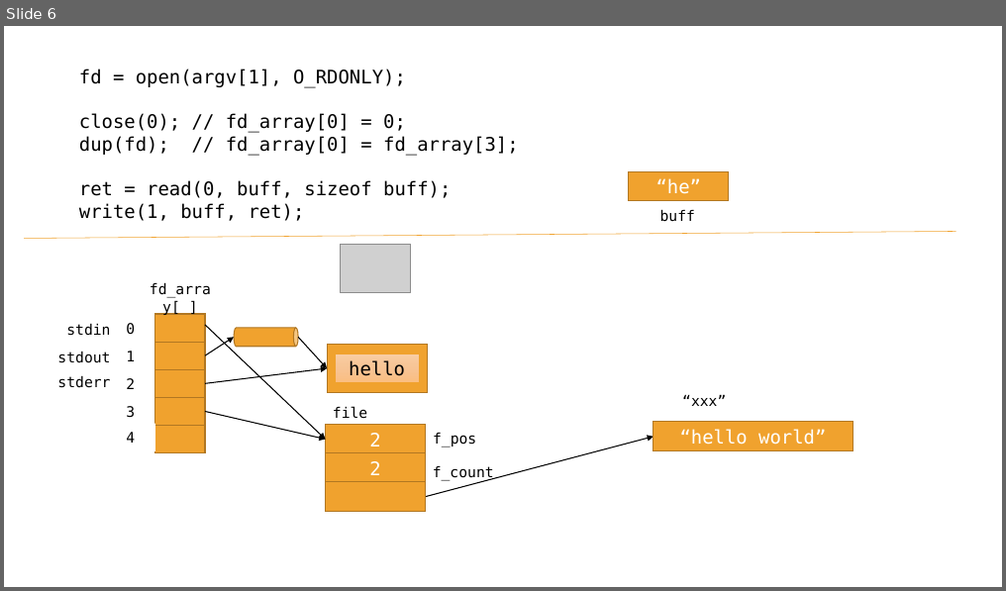
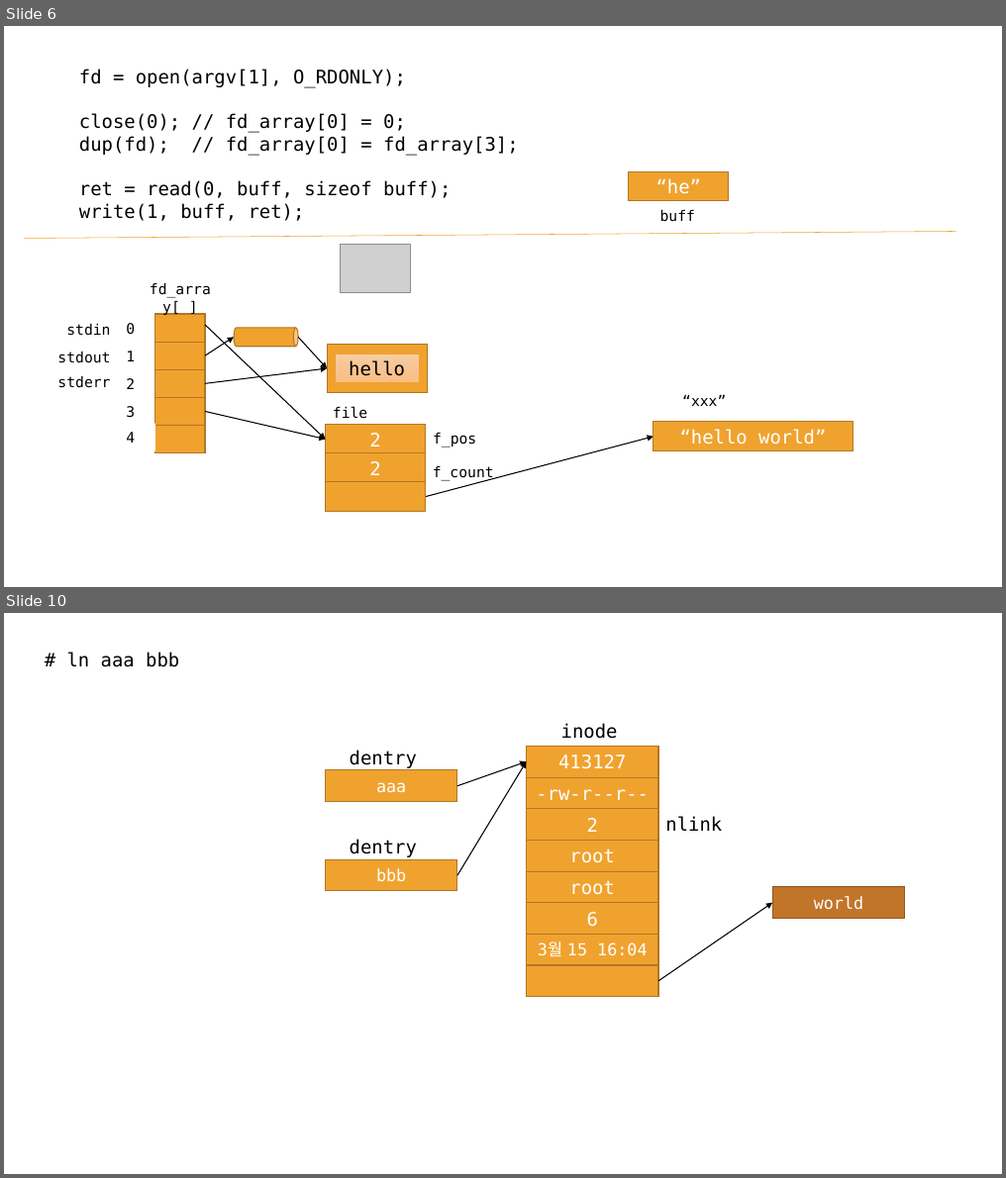
Before and after one commit to blomdhal22/prac-lsp, a slide deck: syscall.pptx. Shown one above the other, each under a label of ours: slide 6 before the commit, slides 6 and 10 after it; the slides between them are not shown. The pictures are 1006x591 and 1006x1178 pixels, drawn with LibreOffice and Linux fonts; fonts in the diff are those of the drawing; grey boxes stand for pictures. Boxes give left, top, right and bottom in pixels: in the first picture for what was removed or moved away, otherwise in the second. Text is boxed around its words. In the diff, an @@ line names an element or a change of style, - is before the commit and + after.

```diff
--- a/syscall.pptx
+++ b/syscall.pptx
@@ slide 10 added at (4, 613, 1002, 1174), background #FFFFFF @@
@@ text added at (67, 652, 179, 667), 18 pt, text #000000 @@
+# ln aaa bbb
@@ text added at (561, 723, 618, 739), 18 pt, text #000000 @@
+inode
@@ text added at (350, 750, 417, 768), 18 pt, text #000000 @@
+dentry
@@ rectangle added at (527, 747, 659, 777), fill #F0A22E, outline #B27822 1 pt, 18 pt, text #FFFFFF @@
+413127
@@ rectangle added at (325, 770, 457, 802), fill #F0A22E, outline #B27822 1 pt, 16 pt, text #FFFFFF @@
+aaa
@@ arrow added from (457, 786) to (527, 761), #000000 1 pt @@
@@ arrow added from (457, 875) to (527, 761), #000000 1 pt @@
@@ rectangle added at (527, 777, 659, 809), fill #F0A22E, outline #B27822 1 pt, 18 pt, text #FFFFFF @@
+-rw-r--r--
@@ rectangle added at (527, 809, 659, 841), fill #F0A22E, outline #B27822 1 pt, 18 pt, text #FFFFFF @@
+2
@@ text added at (665, 816, 722, 831), 18 pt, text #000000 @@
+nlink
@@ text added at (350, 839, 417, 858), 18 pt, text #000000 @@
+dentry
@@ rectangle added at (527, 840, 659, 871), fill #F0A22E, outline #B27822 1 pt, 18 pt, text #FFFFFF @@
+root
@@ rectangle added at (325, 861, 457, 891), fill #F0A22E, outline #B27822 1 pt, 16 pt, text #FFFFFF @@
+bbb
@@ rectangle added at (527, 871, 659, 903), fill #F0A22E, outline #B27822 1 pt, 18 pt, text #FFFFFF @@
+root
@@ rectangle added at (527, 903, 659, 934), fill #F0A22E, outline #B27822 1 pt, 18 pt, text #FFFFFF @@
+6
@@ arrow added from (658, 981) to (773, 903), #000000 1 pt @@
@@ rectangle added at (773, 887, 905, 919), fill #C17529, outline #8F571E 1 pt, 16 pt, text #FFFFFF @@
+world
@@ rectangle added at (527, 934, 659, 965), fill #F0A22E, outline #B27822 1 pt, 16 pt, text #FFFFFF @@
+3월 15 16:04
@@ rectangle added at (527, 965, 659, 997), fill #F0A22E, outline #B27822 1 pt @@
```
Also in this commit, not shown: 8 other slides added.
